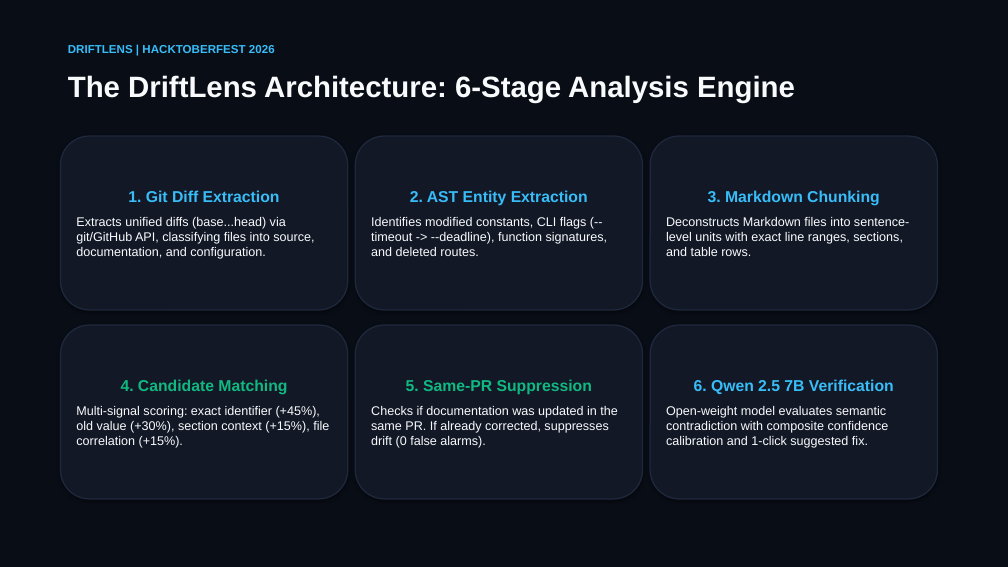
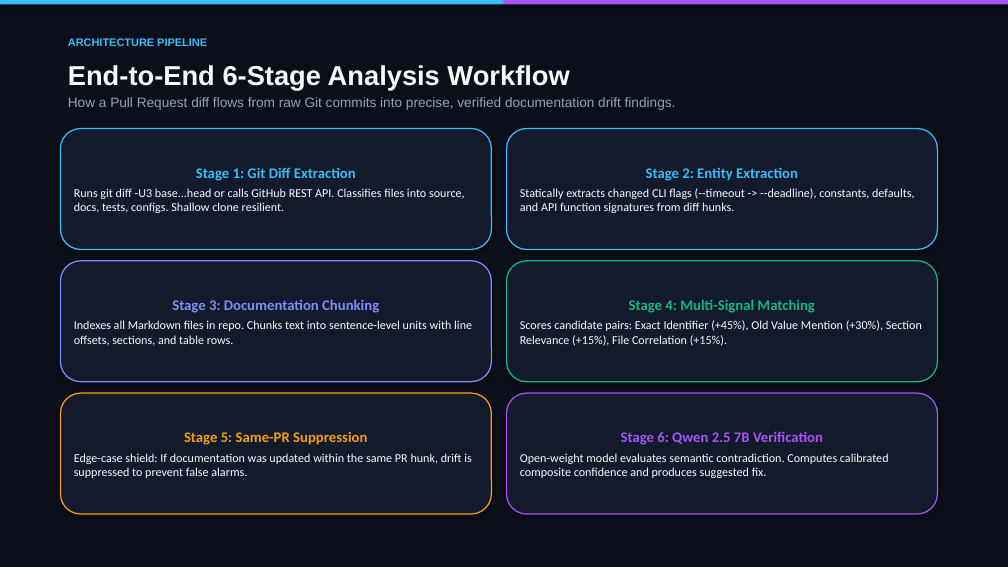
Before and after one commit to Marwadi-me/Driftlens, a slide deck: slide 5 of DriftLens_Presentation.pptx (slide 4 before the commit). Drawn at 1008x567 pixels with LibreOffice and Linux fonts; fonts in the diff are those of the drawing. Boxes give left, top, right and bottom in pixels: in the first picture for what was removed or moved away, otherwise in the second. Text is boxed around its words. In the diff, an @@ line names an element or a change of style, - is before the commit and + after.

```diff
--- a/DriftLens_Presentation.pptx
+++ b/DriftLens_Presentation.pptx
@@ rectangle at (0,0,1008,567): fill #090D16 to #0B0F19 @@
@@ rectangle added at (0,0,504,5), fill #38BDF8 @@
@@ rectangle added at (504,0,1008,5), fill #A855F7 @@
@@ text removed at (68,45,275,53) @@
-DRIFTLENS | HACKTOBERFEST 2026
@@ text added at (68,38,207,46), 10.5 pt, text #38BDF8, bold @@
+ARCHITECTURE PIPELINE
@@ text removed at (68,75,795,103) @@
-The DriftLens Architecture: 6-Stage Analysis Engine
@@ text added at (68,65,676,110), 13 pt, text #94A3B8 @@
+End-to-End 6-Stage Analysis Workflow
+How a Pull Request diff flows from raw Git commits into precise, verified documentation drift findings.
@@ rounded rectangle "Stage 1: Git Diff Extraction": place and size @@
-rounded rectangle "Stage 1: Git Diff Extraction" at (60,136,348,310)
+rounded rectangle "Stage 1: Git Diff Extraction" at (60,129,492,250)
@@ rounded rectangle "Stage 1: Git Diff Extraction" at (60,129,492,250): fill #121826 to #121A2C; outline #1F293D 1.2 pt to #38BDF8 1.2 pt @@
@@ rounded rectangle removed at (355,136,643,310) @@
-2. AST Entity Extraction
-Identifies modified constants, CLI flags (--timeout -> --deadline), function signatures, and deleted routes.
@@ rounded rectangle added at (507,129,938,250), fill #121A2C, outline #38BDF8 1.2 pt, 11.5 pt, text #F8FAFC @@
+Stage 2: Entity Extraction
+Statically extracts changed CLI flags (--timeout -> --deadline), constants, defaults, and API function signatures from diff hunks.
@@ text in rounded rectangle at (74,167,465,213): text changed; size 12 to 11.5 pt; font Arial to Calibri @@
-1. Git Diff Extraction
-Extracts unified diffs (base...head) via git/GitHub API, classifying files into source, documentation, and configuration.
+Stage 1: Git Diff Extraction
+Runs git diff -U3 base...head or calls GitHub REST API. Classifies files into source, docs, tests, configs. Shallow clone resilient.
@@ rounded rectangle "Stage 3: Documentation Chunking": place and size @@
-rounded rectangle "Stage 3: Documentation Chunking" at (650,136,938,310)
+rounded rectangle "Stage 3: Documentation Chunking" at (60,261,492,382)
@@ rounded rectangle "Stage 3: Documentation Chunking" at (60,261,492,382): fill #121826 to #121A2C; outline #1F293D 1.2 pt to #818CF8 1.2 pt @@
@@ rounded rectangle "Stage 4: Multi-Signal Matching": place and size @@
-rounded rectangle "Stage 4: Multi-Signal Matching" at (60,325,348,499)
+rounded rectangle "Stage 4: Multi-Signal Matching" at (507,261,938,382)
@@ rounded rectangle "Stage 4: Multi-Signal Matching" at (507,261,938,382): fill #121826 to #121A2C; outline #1F293D 1.2 pt to #10B981 1.2 pt @@
@@ text in rounded rectangle at (74,299,472,346): text changed; size 12 to 11.5 pt; font Arial to Calibri @@
-3. Markdown Chunking
-Deconstructs Markdown files into sentence-level units with exact line ranges, sections, and table rows.
+Stage 3: Documentation Chunking
+Indexes all Markdown files in repo. Chunks text into sentence-level units with line offsets, sections, and table rows.
@@ text in rounded rectangle at (520,299,922,346): text changed; size 12 to 11.5 pt; font Arial to Calibri @@
-4. Candidate Matching
-Multi-signal scoring: exact identifier (+45%), old value (+30%), section context (+15%), file correlation (+15%).
+Stage 4: Multi-Signal Matching
+Scores candidate pairs: Exact Identifier (+45%), Old Value Mention (+30%), Section Relevance (+15%), File Correlation (+15%).
@@ rounded rectangle "Stage 5: Same-PR Suppression": place and size @@
-rounded rectangle "Stage 5: Same-PR Suppression" at (355,325,643,499)
+rounded rectangle "Stage 5: Same-PR Suppression" at (60,393,492,514)
@@ rounded rectangle "Stage 5: Same-PR Suppression" at (60,393,492,514): fill #121826 to #121A2C; outline #1F293D 1.2 pt to #F59E0B 1.2 pt @@
@@ rounded rectangle "Stage 6: Qwen 2.5 7B ...": place and size @@
-rounded rectangle "Stage 6: Qwen 2.5 7B ..." at (650,325,938,499)
+rounded rectangle "Stage 6: Qwen 2.5 7B ..." at (507,393,938,514)
@@ rounded rectangle "Stage 6: Qwen 2.5 7B ..." at (507,393,938,514): fill #121826 to #121A2C; outline #1F293D 1.2 pt to #A855F7 1.2 pt @@
@@ text in rounded rectangle at (74,431,471,478): text changed; size 12 to 11.5 pt; font Arial to Calibri @@
-5. Same-PR Suppression
-Checks if documentation was updated in the same PR. If already corrected, suppresses drift (0 false alarms).
+Stage 5: Same-PR Suppression
+Edge-case shield: If documentation was updated within the same PR hunk, drift is suppressed to prevent false alarms.
@@ text in rounded rectangle at (520,431,889,478): text changed; size 12 to 11.5 pt; font Arial to Calibri @@
-6. Qwen 2.5 7B Verification
-Open-weight model evaluates semantic contradiction with composite confidence calibration and 1-click suggested fix.
+Stage 6: Qwen 2.5 7B Verification
+Open-weight model evaluates semantic contradiction. Computes calibrated composite confidence and produces suggested fix.
```
Also in this commit, not shown: 5 other slides changed, 8 slides added, 3 slides removed, 3 other files.
